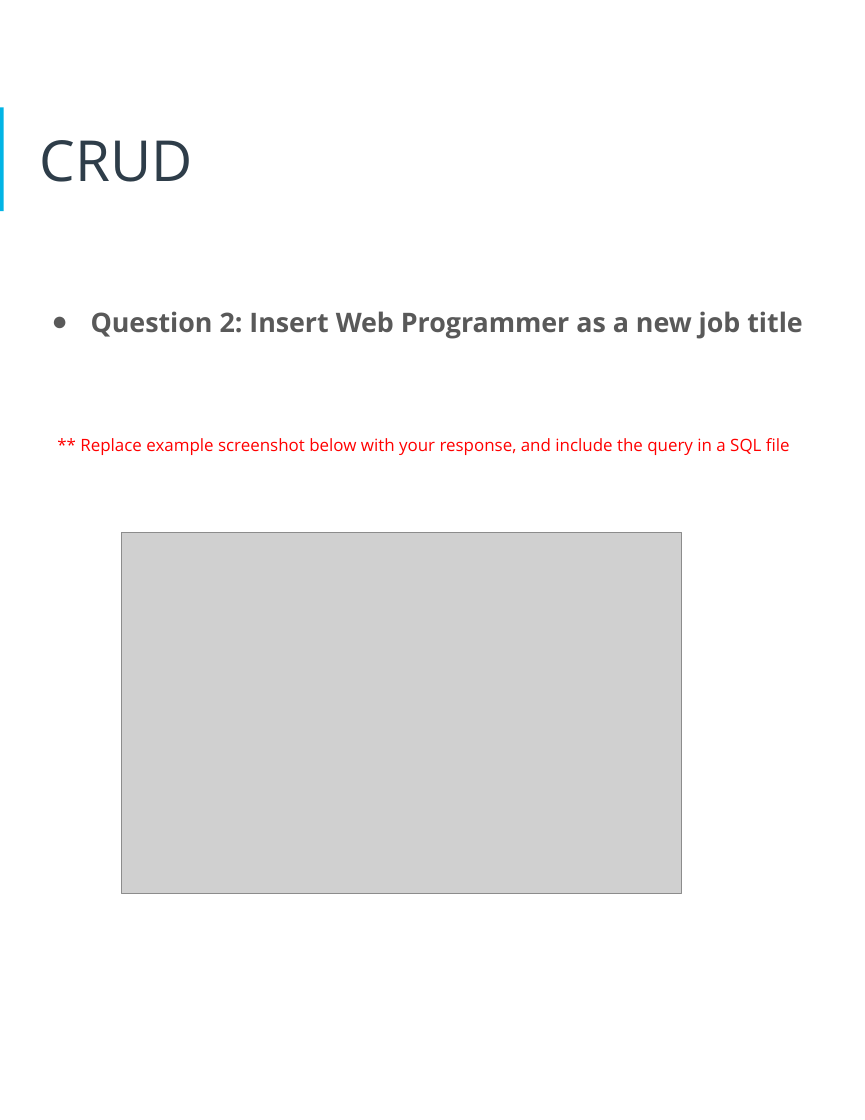
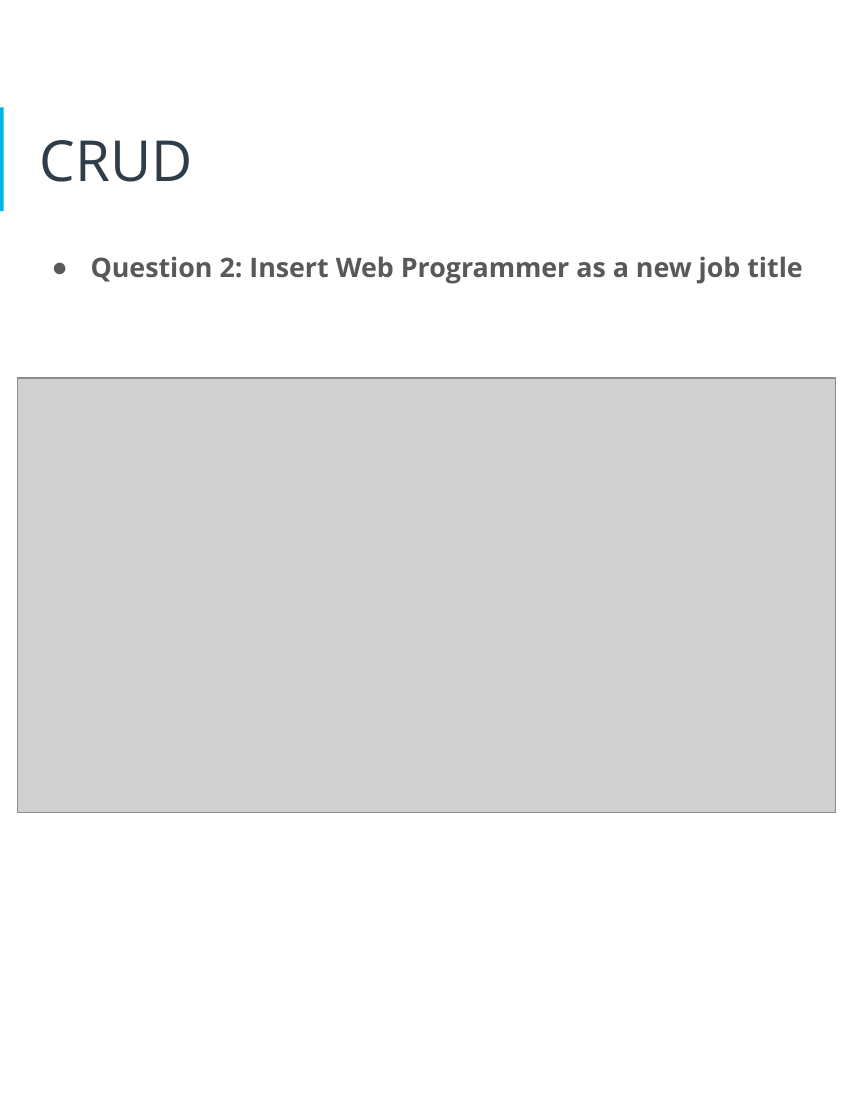
Before and after one commit to jabbala/data-architect-expert, a slide deck: slide 18 of project_1_tech_abc_hr_management/Project_report.pptx. Drawn at 865x1120 pixels with LibreOffice and Linux fonts; fonts in the diff are those of the drawing; grey boxes stand for pictures. Boxes give left, top, right and bottom in pixels: in the first picture for what was removed or moved away, otherwise in the second. Text is boxed around its words. In the diff, an @@ line names an element or a change of style, - is before the commit and + after.

```diff
--- a/project_1_tech_abc_hr_management/Project_report.pptx
+++ b/project_1_tech_abc_hr_management/Project_report.pptx
@@ picture added at box(17, 378, 835, 812) @@
@@ text at box(80, 438, 790, 455): paragraph removed @@
-** Replace example screenshot below with your response, and include the query in a SQL file
@@ picture removed at box(121, 532, 682, 893) @@
```
Also in this commit, not shown: 14 other slides changed, 5 other files.
